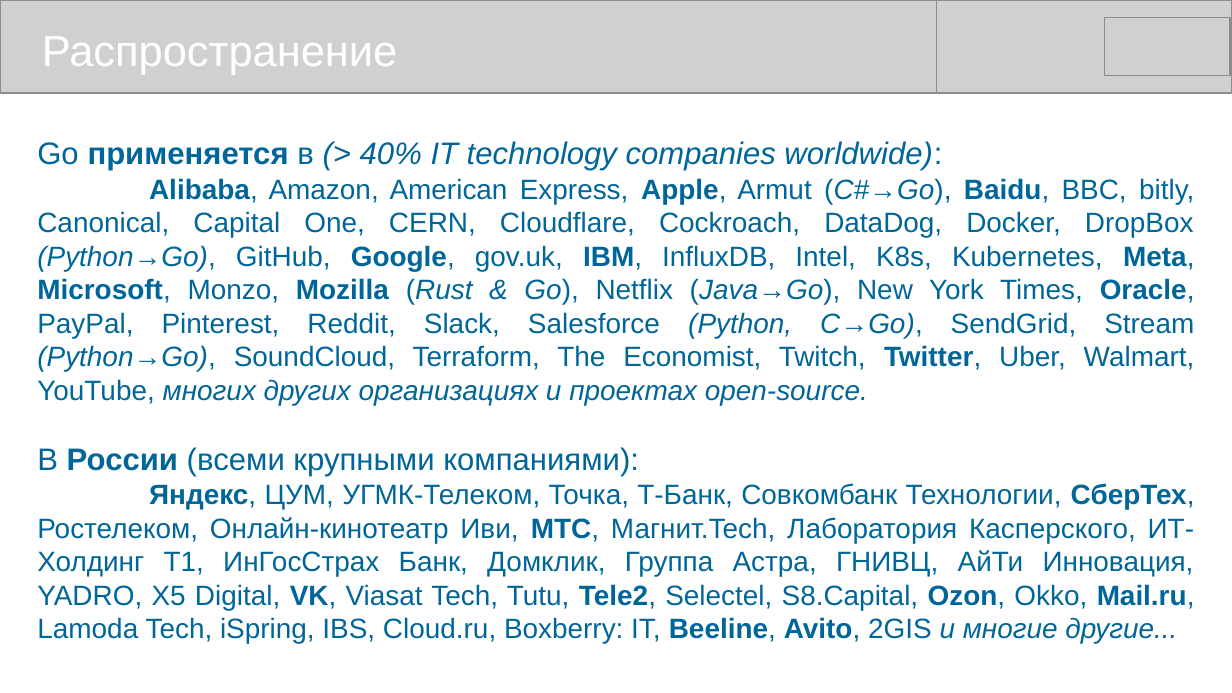
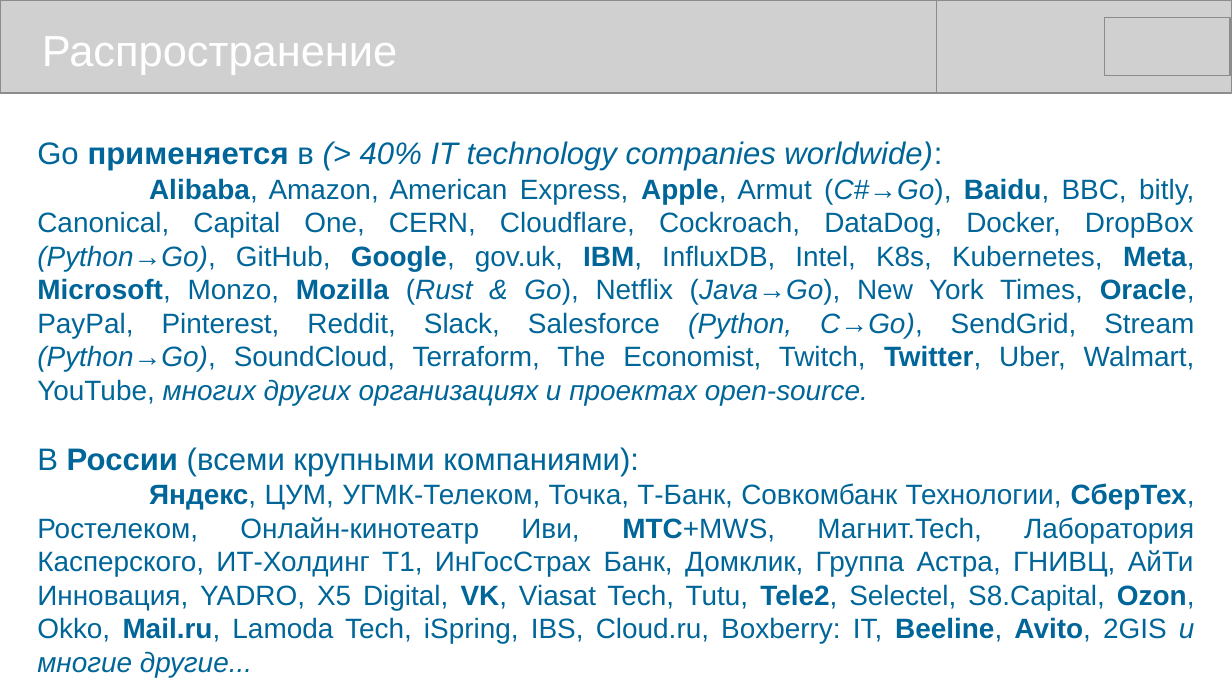
Before and after one commit to mike-shock/Go_language, a slide deck: slide 52 of Go_Review.odp (slide 51 before the commit). Drawn at 1232x693 pixels with LibreOffice and Linux fonts; fonts in the diff are those of the drawing; grey boxes stand for pictures. Boxes give left, top, right and bottom in pixels: in the first picture for what was removed or moved away, otherwise in the second. Text is boxed around its words. In the diff, an @@ line names an element or a change of style, - is before the commit and + after.

```diff
--- a/Go_Review.odp
+++ b/Go_Review.odp
@@ text at (37, 483, 1195, 643): text changed @@
-Яндекс, ЦУМ, УГМК-Телеком, Точка, Т-Банк, Совкомбанк Технологии, СберТех, Ростелеком, Онлайн-кинотеатр Иви, МТС, Магнит.Tech, Лаборатория Касперского, ИТ-Холдинг Т1, ИнГосСтрах Банк, Домклик, Группа Астра, ГНИВЦ, АйТи Инновация, YADRO, X5 Digital, VK, Viasat Tech, Tutu, Tele2, Selectel, S8.Capital, Ozon, Okko, Mail.ru, Lamoda Tech, iSpring, IBS, Cloud.ru, Boxberry: IT, Beeline, Avito, 2GIS и многие другие...
+Яндекс, ЦУМ, УГМК-Телеком, Точка, Т-Банк, Совкомбанк Технологии, СберТех, Ростелеком, Онлайн-кинотеатр Иви, МТС+MWS, Магнит.Tech, Лаборатория Касперского, ИТ-Холдинг Т1, ИнГосСтрах Банк, Домклик, Группа Астра, ГНИВЦ, АйТи Инновация, YADRO, X5 Digital, VK, Viasat Tech, Tutu, Tele2, Selectel, S8.Capital, Ozon, Okko, Mail.ru, Lamoda Tech, iSpring, IBS, Cloud.ru, Boxberry: IT, Beeline, Avito, 2GIS и многие другие...
```
Also in this commit, not shown: 2 other slides changed, 1 slide added.
